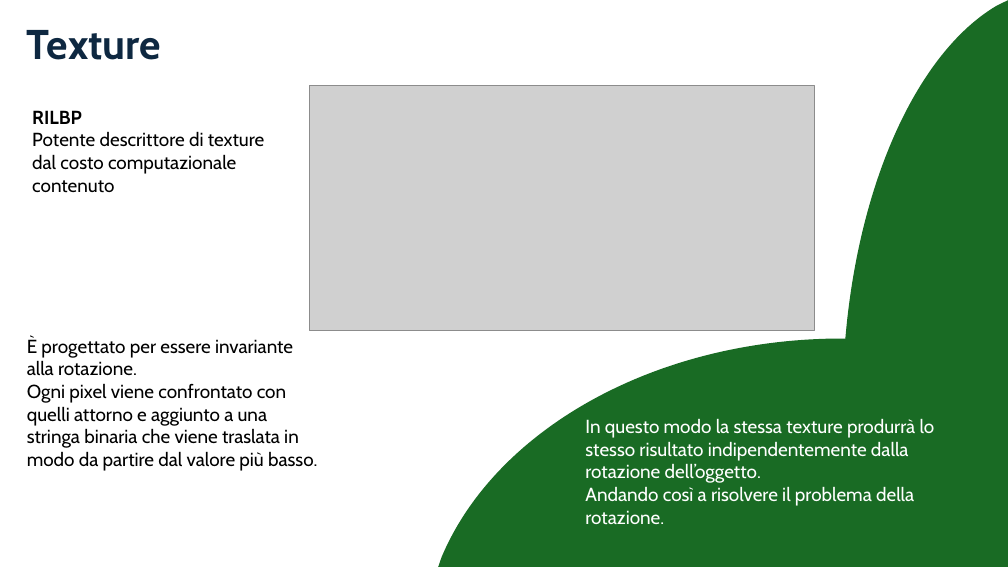
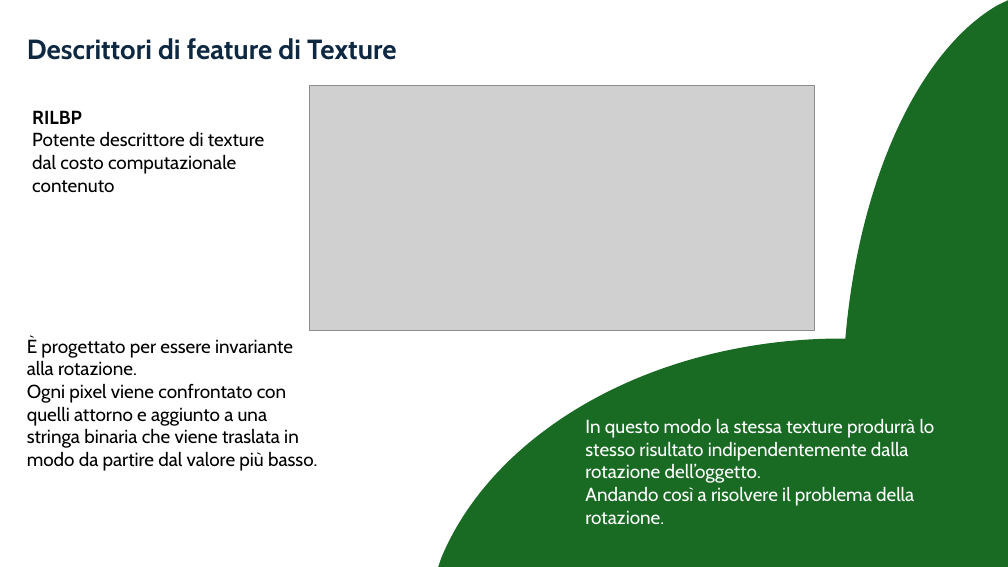
Before and after one commit to aleeteo/leaf_ID, a slide deck: slide 28 of presentazione/ProjectLeafWIP.pptx (slide 24 before the commit). Drawn at 1008x567 pixels with LibreOffice and Linux fonts; fonts in the diff are those of the drawing; grey boxes stand for pictures. Boxes give left, top, right and bottom in pixels: in the first picture for what was removed or moved away, otherwise in the second. Text is boxed around its words. In the diff, an @@ line names an element or a change of style, - is before the commit and + after.

```diff
--- a/presentazione/ProjectLeafWIP.pptx
+++ b/presentazione/ProjectLeafWIP.pptx
@@ title removed at box(27, 30, 161, 60) @@
-Texture
@@ text added at box(27, 38, 396, 60), 26.4 pt, text #0E2841, bold @@
+Descrittori di feature di Texture
```
Also in this commit, not shown: 7 other slides changed, 9 slides added, 2 slides removed.
